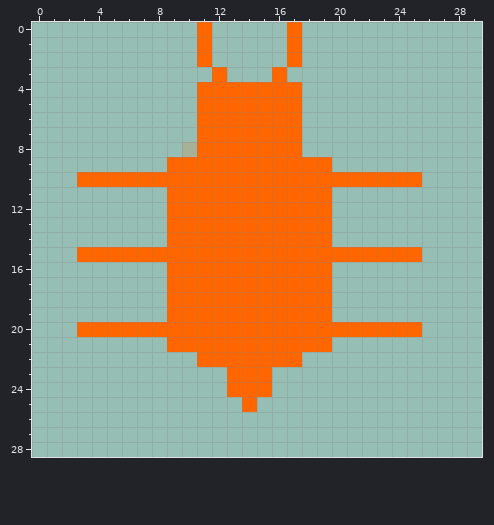
Pixel-art sprite: assets/block2.png. The picture above is the old version.
The file is 30x29 pixels. Pixels under 10% opacity are left out.
The same view after the edit:
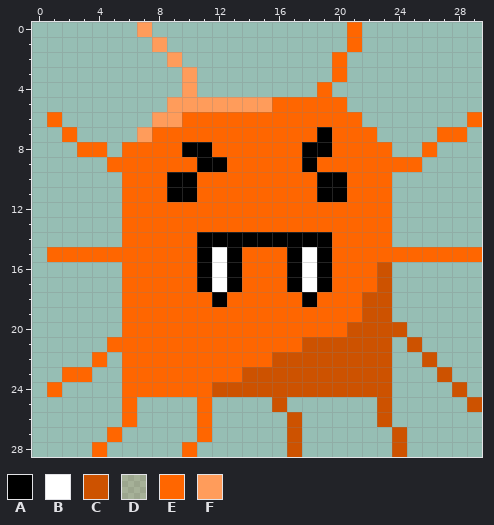
Palette (. is transparent): A #000000  B #ffffff  C #cd5200  D #ff660027  E #ff6600  F #ff9c5b
Edits made:
Changed rows in their new state; - is an unchanged pixel.
first column x 1:
 0 ------F---.-----.---E--------
 1 -------F--.-----.---E--------
 2 --------F-.-----.--E---------
 3 ---------F-.---.---E---------
 4 ---------F.......-E----------
 5 --------FFFFFFF--EEE---------
 6 E------FFE-------EEEE-------E
 7 -E----FEEE-------EAEEE----EE-
 8 --EE-EEEEAA------AAEEEE--E---
 9 ----EEEE--AA-----A-EEEEEE----
10 --...---AA--------AA---..----
11 -----EEEAA--------AAEEE------
12 -----EEE-----------EEEE------
13 -----EEE-----------EEEE------
14 -----EEE--AAAAAAAAAEEEE------
15 EE--------ABA---ABA------EEEE
16 -----EEE--ABA---ABAEEEC------
17 -----EEE--ABA---ABAEEEC------
18 -----EEE---A-----A-EECC------
19 -----EEE-----------EECC------
20 --...---------------CCCC.----
21 ----EEEE---------CCCCCC-C----
22 ---E-EEEEE-----CCCCCCCC--C---
23 -EE--EEEEEEE-CCCCCCCCCC---C--
24 E----EEEEEECCCCCCCCCCCC----C-
25 -----E----E--.-C------C-----C
26 -----E----E-----C-----C------
27 ----E-----E-----C------C-----
28 ---E-----E------C------C-----
Pixel boxes of the changes (left, top, right, bottom) in both pictures:
changed: (47, 22, 482, 457)
